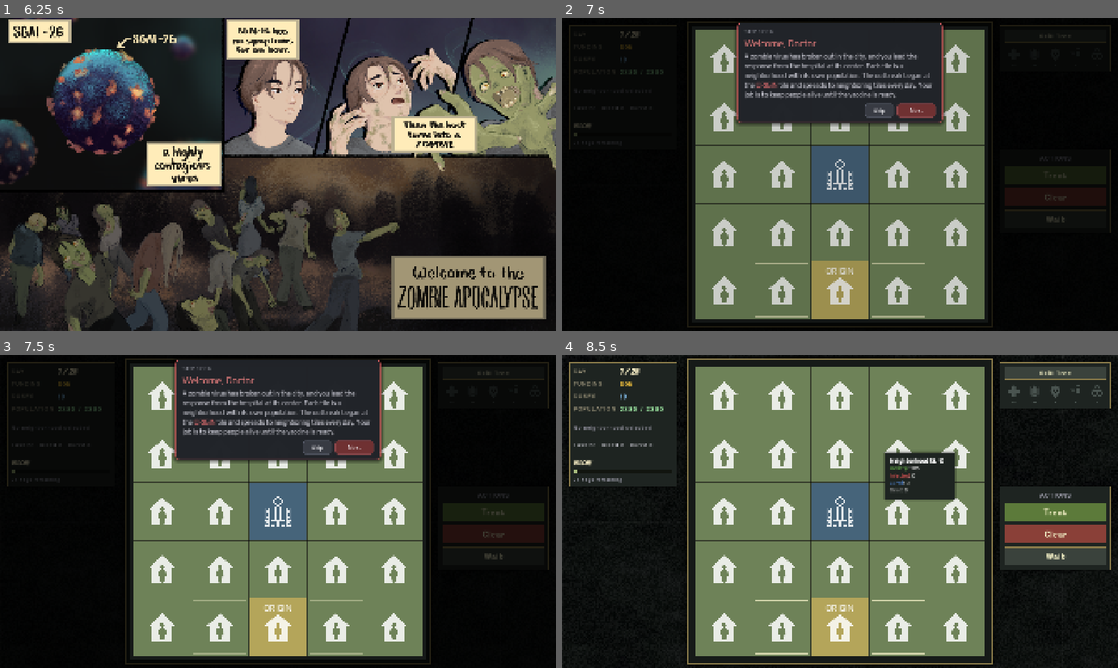
Above: before the commit, frames 1-4 (two rows, left to right).
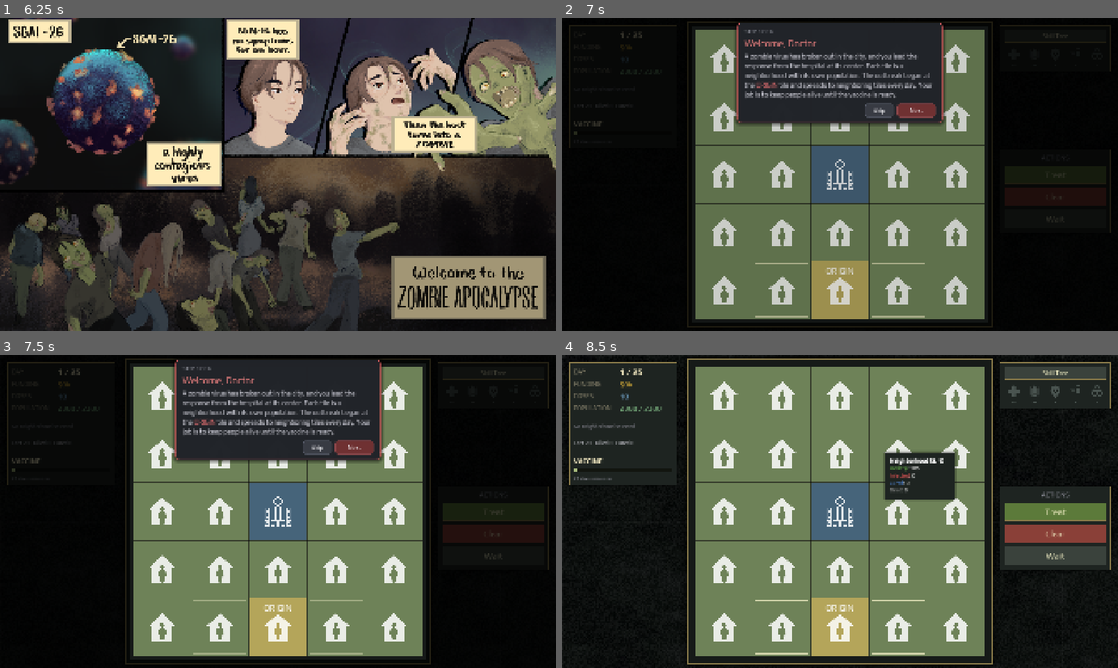
Above: after the commit, the same moments.

Repository: yuleedev/sgai-26
Game: Godot game, scene res://scenes/start_screen.tscn
The game is run twice, just before and just after one commit, with the same random seed, the same clock (stepped at 60 frames per second) and the same inputs. Sound files missing from this copy of the repository are replaced by a short silence.
Inputs (mouse positions are in pixels of both pictures, inside the frame that each line leads up to):
- Up to frame 1 (6.25 s): tap Enter (ui_accept) at 0.5, 0.77, 1.52, 3.02, 3.77, 4.52, 6.02 s; move the mouse to (400, 158) at 0.52 s; click (400, 158) at 0.67 s; move the mouse to (166, 190) at 1.27 s; click (166, 190) at 1.42 s; move the mouse to (333, 105) at 2.02 s; click (333, 105) at 2.17 s; move the mouse to (250, 237) at 2.77 s; click (250, 237) at 2.92 s; move the mouse to (444, 221) at 3.52 s; click (444, 221) at 3.67 s; move the mouse to (111, 127) at 4.27 s; click (111, 127) at 4.42 s; move the mouse to (305, 174) at 5.02 s; click (305, 174) at 5.17 s; move the mouse to (194, 96) at 5.77 s; click (194, 96) at 5.92 s
- Up to frame 2 (7 s): click "START" at 6.5 s
- Up to frame 3 (7.5 s): click "Skill Tree" at 7.25 s
- Up to frame 4 (8.5 s): click "Skip" at 8 s

Frame 1 is identical in both runs. In frame 2, 0.2% of the frame differs, in the area x 1-92%, y 4-66%; in frame 3, 0.2%; in frame 4, 1.4%, in the area x 1-98%, y 4-66%.

Commit message:
ui

Diff:
--- a/scripts/core/game_manager.gd
+++ b/scripts/core/game_manager.gd
@@ -989,17 +989,12 @@
 	selection_pulse.tween_property(selection_highlight, "modulate:a", 1.0, 0.8).set_trans(Tween.TRANS_SINE).set_ease(Tween.EASE_IN_OUT)
 
 func _make_ui_font() -> Font:
-	# condensed fonts read cramped at zero tracking -- FontVariation's glyph
-	# spacing adds real letter-spacing without needing a different typeface
-	var variation := FontVariation.new()
-	variation.base_font = load("res://assets/Coolvetica Rg.otf")
-	variation.spacing_glyph = 3
-	return variation
+	return load("res://assets/Play-Regular.ttf")
 
 func _make_display_font() -> Font:
 	# reserved for the few "important" moments (day count, vaccine countdown) --
-	# everywhere else uses the condensed font from _make_ui_font() for legibility
-	return load("res://assets/Bangers-Regular.ttf")
+	# everywhere else uses the regular weight from _make_ui_font()
+	return load("res://scripts/ui/Play-Bold.ttf")
 
 func _build_status_panel() -> void:
 	# one panel, one border/background -- four sections stacked in a single
--- a/scripts/ui/comic_scene.gd
+++ b/scripts/ui/comic_scene.gd
@@ -79,7 +79,7 @@
 	start_button.add_theme_stylebox_override("normal", normal)
 	start_button.add_theme_stylebox_override("hover", hover)
 	start_button.add_theme_stylebox_override("pressed", pressed)
-	start_button.add_theme_font_override("font", load("res://assets/Bangers-Regular.ttf"))
+	start_button.add_theme_font_override("font", load("res://assets/Play-Regular.ttf"))
 	start_button.add_theme_font_size_override("font_size", 44)
 	start_button.add_theme_color_override("font_color", Color("2b2620"))
 	start_button.add_theme_color_override("font_hover_color", Color("2b2620"))
--- a/scripts/ui/skill_tree.gd
+++ b/scripts/ui/skill_tree.gd
@@ -113,10 +113,7 @@
 	add_child(purchase_sound_player)
 
 func _make_ui_font() -> Font:
-	var variation := FontVariation.new()
-	variation.base_font = load("res://assets/Coolvetica Rg.otf")
-	variation.spacing_glyph = 3
-	return variation
+	return load("res://assets/Play-Regular.ttf")
 
 func _apply_theme() -> void:
 	bg_overlay.color = Color(0.03, 0.035, 0.045, 0.82)
